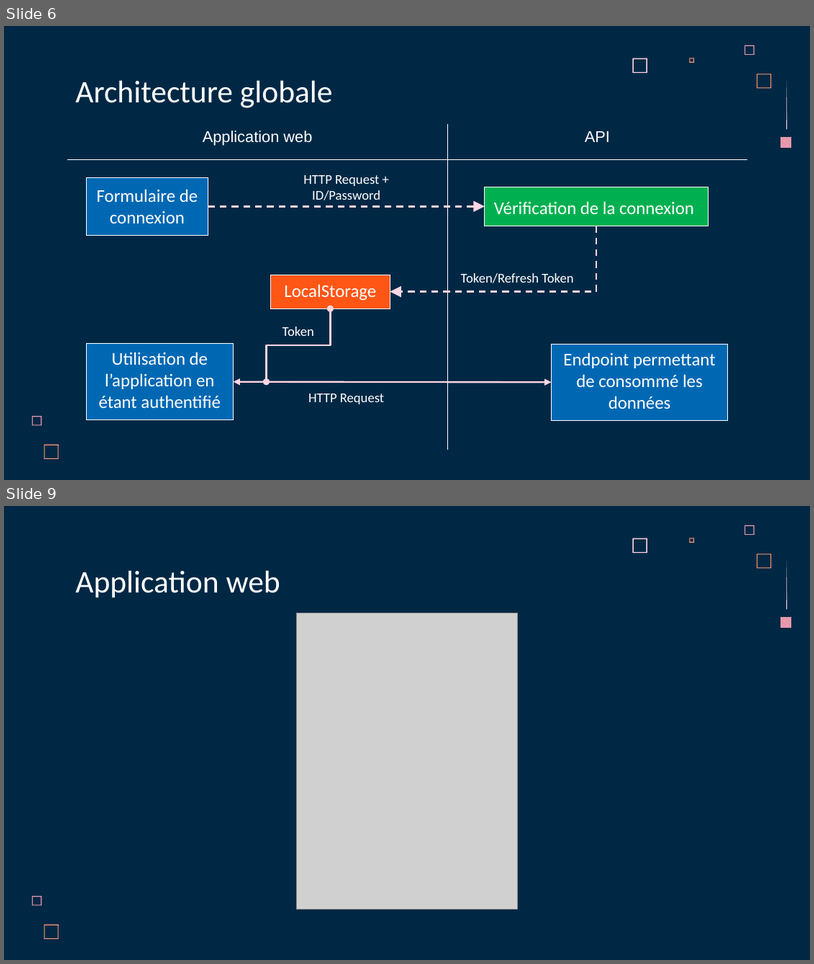
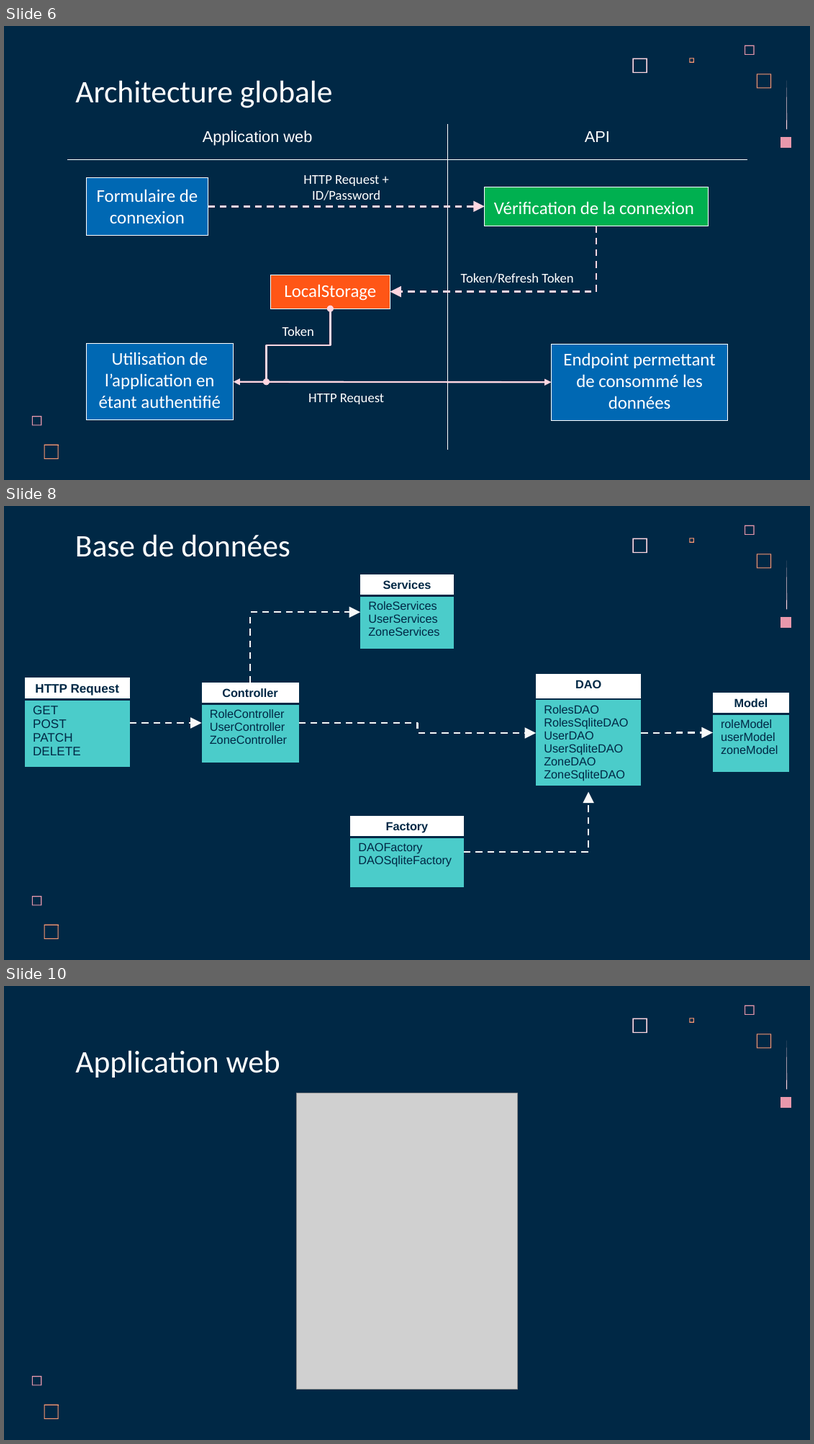
Before and after one commit to LoicSERRE/Projet-annuel-BUT3, a slide deck: Revue de projet/Diapo revue de projet.pptx. Shown one above the other, each under a label of ours: slides 6 and 9 before the commit, slides 6, 8 and 10 after it; the slides between them are not shown. The pictures are 814x964 and 814x1444 pixels, drawn with LibreOffice and Linux fonts; fonts in the diff are those of the drawing; grey boxes stand for pictures. Boxes give left, top, right and bottom in pixels: in the first picture for what was removed or moved away, otherwise in the second. Text is boxed around its words. In the diff, an @@ line names an element or a change of style, - is before the commit and + after.

```diff
--- a/Revue de projet/Diapo revue de projet.pptx
+++ b/Revue de projet/Diapo revue de projet.pptx
@@ slide 8 added at <box>4,506,810,960</box>, background #002845; not listed: 8 template elements that a slide beside it also shows @@
@@ title added at <box>75,534,291,557</box>, 28 pt, text #FFFFFF @@
+Base de données
@@ table added at <box>360,574,454,650</box>, 2 rows, 1 columns @@
+Services
+RoleServices / UserServices / ZoneServices
@@ elbow arrow added from (251, 682) to (360, 613), #F8F8F8 1.5 pt dashed @@
@@ table added at <box>25,678,130,768</box>, 2 rows, 1 columns @@
+HTTP Request
+GET / POST / PATCH / DELETE
@@ table added at <box>536,674,641,791</box>, 2 rows, 1 columns @@
+DAO
+RolesDAO / RolesSqliteDAO / UserDAO / UserSqliteDAO / ZoneDAO / ZoneSqliteDAO
@@ table added at <box>201,682,299,763</box>, 2 rows, 1 columns @@
+Controller
+RoleController / UserController / ZoneController
@@ table added at <box>712,692,790,773</box>, 2 rows, 1 columns @@
+Model
+roleModel / userModel / zoneModel
@@ elbow arrow added from (130, 723) to (201, 723), #F8F8F8 1.5 pt dashed @@
@@ elbow arrow added from (299, 723) to (536, 733), #F8F8F8 1.5 pt dashed @@
@@ elbow arrow added from (641, 733) to (712, 733), #F8F8F8 1.5 pt dashed @@
@@ elbow arrow added from (463, 852) to (589, 791), #F8F8F8 1.5 pt dashed @@
@@ table added at <box>351,816,465,888</box>, 2 rows, 1 columns @@
+Factory
+DAOFactory / DAOSqliteFactory
@@ what was slide 9 is now slide 10 @@
```
Also in this commit, not shown: 1 slide changed, 1 other slide added, 1 slide removed.
